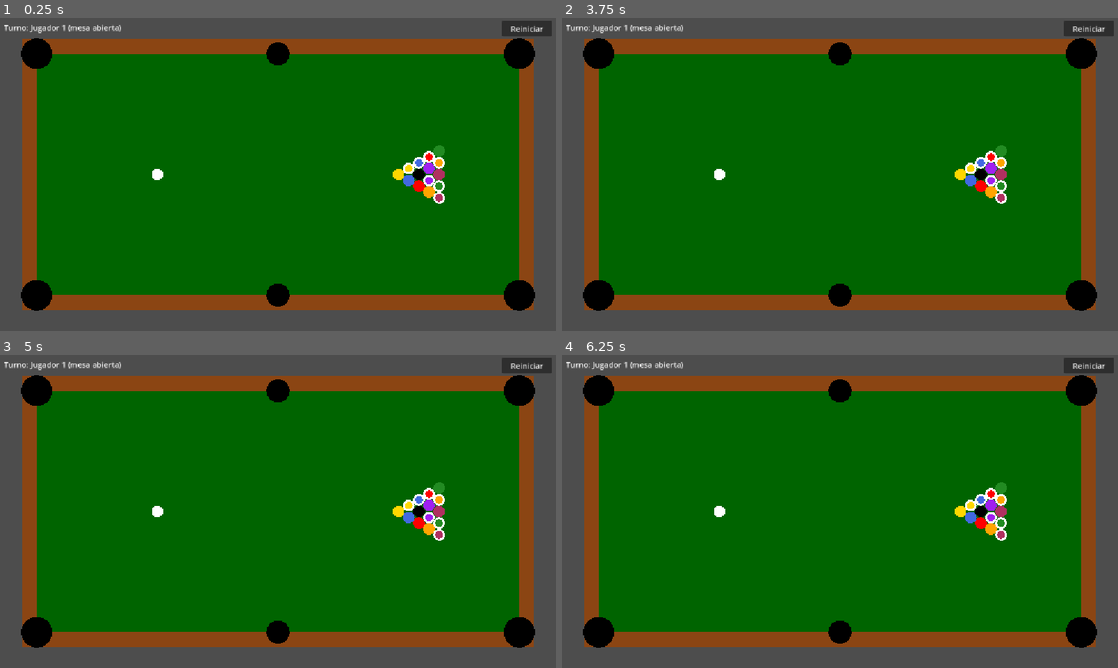
Above: before the commit, frames 1-4 (two rows, left to right).
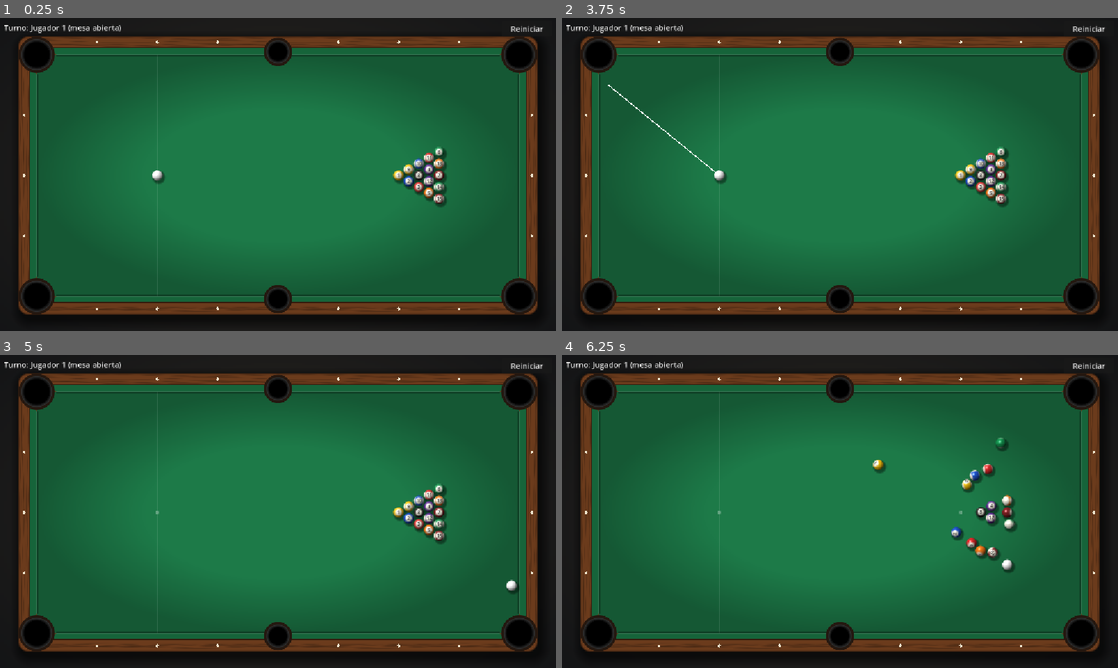
Above: after the commit, the same moments.

Repository: ElMasQueSuenaa/pool
Game: Godot game, scene res://scenes/main.tscn
The game is run twice, just before and just after one commit, with the same random seed, the same clock (stepped at 60 frames per second) and the same inputs.
Inputs (mouse positions are in pixels of both pictures, inside the frame that each line leads up to):
- Up to frame 1 (0.25 s): no input
- Up to frame 2 (3.75 s): click "Reiniciar" at 0.5 s; click "Reiniciar" at 1.25 s; click "Reiniciar" at 2 s; tap Enter at 2.75 s; move the mouse to (962, 158) at 2.77 s; click (962, 158) at 2.92 s; tap Space at 3.5 s; drag from (728, 190) to (812, 237) at 3.52 s
- Up to frame 3 (5 s): move the mouse to (333, 442) at 4.27 s; click (333, 442) at 4.42 s
- Up to frame 4 (6.25 s): drag from (812, 574) to (673, 464) at 5.02 s; move the mouse to (1006, 558) at 5.77 s; click (1006, 558) at 5.92 s

The runs differ from the first frame. In frame 1, 98% of the frame differs, in the area x 0-100%, y 0-100%; in frame 2, 98%; in frame 3, 98%; in frame 4, 98%.

Commit message:
Mejorar el aspecto de la mesa y las bolas
- Bolas con un shader: esfera con luz y brillo, franja de las rayadas y
  número en los dos lados. Giran al rodar (el giro sale de lo que avanza
  cada bola; la física sigue sin rotación) y tienen sombra en el paño.
- Mesa dibujada en table._draw: madera con vetas y sombra sobre el suelo,
  goma de las bandas encima de su rectángulo de colisión, paño con
  viñeta, línea de salida, puntos, rombos y troneras con aro de cuero.
- Fondo oscuro, la línea de apuntado por encima de las bolas y contorno
  en el texto del HUD para que se lea sobre la madera.

La física no cambia: el test de saques da el mismo resultado (0 fallos,
solape máximo 13.1 px).

Co-Authored-By: Claude Opus 5.5 <noreply@anthropic.com>

Diff:
--- a/project.godot
+++ b/project.godot
@@ -27,6 +27,7 @@
 
 [rendering]
 
+environment/defaults/default_clear_color=Color(0.07058824, 0.07450981, 0.08235294, 1)
 rendering_device/driver.windows="d3d12"
 renderer/rendering_method="gl_compatibility"
 renderer/rendering_method.mobile="gl_compatibility"
--- a/scenes/ball.tscn
+++ b/scenes/ball.tscn
@@ -1,6 +1,7 @@
 [gd_scene format=3]
 
 [ext_resource type="Script" path="res://scripts/ball.gd" id="1"]
+[ext_resource type="Shader" path="res://scripts/ball.gdshader" id="2"]
 
 [sub_resource type="PhysicsMaterial" id="material"]
 friction = 0.0
@@ -9,7 +10,12 @@
 [sub_resource type="CircleShape2D" id="shape"]
 radius = 12.0
 
+[sub_resource type="ShaderMaterial" id="look"]
+resource_local_to_scene = true
+shader = ExtResource("2")
+
 [node name="Ball" type="RigidBody2D"]
+z_index = 1
 collision_mask = 3
 physics_material_override = SubResource("material")
 gravity_scale = 0.0
@@ -22,3 +28,10 @@
 
 [node name="Shape" type="CollisionShape2D" parent="."]
 shape = SubResource("shape")
+
+[node name="Shadow" type="Node2D" parent="."]
+z_index = -1
+
+[node name="Body" type="Node2D" parent="."]
+show_behind_parent = true
+material = SubResource("look")
--- a/scenes/main.tscn
+++ b/scenes/main.tscn
@@ -4,11 +4,11 @@
 [ext_resource type="Script" path="res://scripts/cue.gd" id="2"]
 
 [node name="Table" type="Node2D"]
-position = Vector2(76, 74)
+position = Vector2(76, 76)
 script = ExtResource("1")
 
 [node name="Cue" type="Node2D" parent="."]
-z_index = 1
+z_index = 2
 script = ExtResource("2")
 
 [node name="HUD" type="CanvasLayer" parent="."]
@@ -18,6 +18,8 @@
 offset_top = 8.0
 offset_right = 600.0
 offset_bottom = 34.0
+theme_override_colors/font_outline_color = Color(0, 0, 0, 1)
+theme_override_constants/outline_size = 4
 
 [node name="Reiniciar" type="Button" parent="HUD"]
 anchors_preset = 1
--- a/scripts/ball.gd
+++ b/scripts/ball.gd
@@ -3,9 +3,35 @@
 
 const RADIUS := 12.0  # igual que el CircleShape2D de ball.tscn
 const STOP_SPEED := 5.0
-const COLORS := [Color.GOLD, Color.ROYAL_BLUE, Color.RED, Color.PURPLE, Color.ORANGE, Color.FOREST_GREEN, Color.MAROON, Color.BLACK]
+const COLORS := [Color("f2bd0f"), Color("1d4fc4"), Color("d42a2a"), Color("5c2d91"), Color("f0761a"), Color("138a4a"), Color("7d1f22"), Color("1c1c1c")]
+const FONT_SIZE := 9
 
 var number := 0  # 0 = blanca, 1-7 lisas, 8 negra, 9-15 rayadas
+# Solo para dibujar: la física no gira las bolas (lock_rotation), así que el giro se calcula
+# aparte con lo que avanza la bola. Pasa de los ejes de la bola a los de la vista (ver ball.gdshader).
+var orientation := Basis.IDENTITY
+var _last_position := Vector2.ZERO
+
+
+func _ready() -> void:
+	var body: ShaderMaterial = $Body.material
+	body.set_shader_parameter("color", Color.WHITE if number == 0 else COLORS[(number - 1) % 8])
+	body.set_shader_parameter("striped", number > 8)
+	body.set_shader_parameter("numbered", number > 0)
+	body.set_shader_parameter("radius", RADIUS)
+	# El shader pinta la esfera dentro de este cuadrado; se dibuja una vez y no cambia
+	$Body.draw.connect(func(): $Body.draw_rect(Rect2(-RADIUS - 1, -RADIUS - 1, 2 * RADIUS + 2, 2 * RADIUS + 2), Color.WHITE))
+	$Shadow.draw.connect(_draw_shadow)
+
+
+func _process(_delta: float) -> void:
+	var moved := position - _last_position
+	if moved == Vector2.ZERO:
+		return
+	_last_position = position
+	# Rueda sin deslizar: gira lo avanzado / RADIUS alrededor del eje de la mesa perpendicular al avance
+	orientation = (Basis(Vector3(moved.y, -moved.x, 0).normalized(), moved.length() / RADIUS) * orientation).orthonormalized()
+	_update_orientation()
 
 
 func _integrate_forces(state: PhysicsDirectBodyState2D) -> void:
@@ -15,13 +41,35 @@
 
 
 func _draw() -> void:
+	# El número, encima de la esfera del shader (Body se dibuja detrás). Va en los dos lados.
 	if number == 0:
-		draw_circle(Vector2.ZERO, RADIUS, Color.WHITE)
-	elif number > 8:
-		draw_circle(Vector2.ZERO, RADIUS, Color.WHITE)
-		draw_circle(Vector2.ZERO, RADIUS * 0.65, COLORS[number - 9])
-	else:
-		draw_circle(Vector2.ZERO, RADIUS, COLORS[number - 1])
+		return
+	var font := ThemeDB.fallback_font
+	var text := str(number)
+	var size := font.get_string_size(text, HORIZONTAL_ALIGNMENT_LEFT, -1, FONT_SIZE)
+	var baseline := Vector2(-size.x / 2, font.get_ascent(FONT_SIZE) - size.y / 2)
+	for side in [1, -1]:
+		var pole := orientation * Vector3(0, 0, -side)
+		# Se desvanece hacia el borde, antes de que el círculo blanco se corte
+		var alpha := clampf((-pole.z - 0.45) / 0.25, 0, 1)
+		if alpha > 0:
+			var right := orientation * Vector3(side, 0, 0)
+			var down := orientation * Vector3(0, 1, 0)
+			draw_set_transform_matrix(Transform2D(Vector2(right.x, right.y), Vector2(down.x, down.y), Vector2(pole.x, pole.y) * RADIUS))
+			draw_string(font, baseline, text, HORIZONTAL_ALIGNMENT_LEFT, -1, FONT_SIZE, Color(0.1, 0.1, 0.1, alpha))
+	draw_set_transform_matrix(Transform2D.IDENTITY)
+
+
+func _draw_shadow() -> void:
+	# La lámpara está arriba a la izquierda: sombra difusa abajo a la derecha.
+	# Shadow va un z por debajo de la bola (z 1 en ball.tscn) para quedar bajo todas las bolas.
+	for i in 4:
+		$Shadow.draw_circle(Vector2(3, 4), RADIUS + 2 - i, Color(0, 0, 0, 0.13), true, -1, true)
+
+
+func _update_orientation() -> void:
+	$Body.material.set_shader_parameter("orientation", orientation)
+	queue_redraw()
 
 
 func pocket() -> void:
@@ -42,4 +90,8 @@
 	linear_velocity = Vector2.ZERO
 	collision_layer = 1
 	collision_mask = 3  # bolas y bandas
+	# Recién colocada, con el número hacia arriba
+	_last_position = pos
+	orientation = Basis.IDENTITY
+	_update_orientation()
 	show()
--- /dev/null
+++ b/scripts/ball.gdshader
@@ -0,0 +1,45 @@
+shader_type canvas_item;
+
+// Bola vista desde arriba: una esfera con luz, la franja de las rayadas y el círculo blanco
+// del número. ball.gd lleva la orientación y la hace rodar según lo que avanza la bola.
+// Ejes de la bola: el número va en ±z (al empezar, -z mira a la cámara) y la franja rodea el eje x.
+// Ejes de la vista: x derecha, y abajo, z hacia dentro de la pantalla.
+
+uniform vec4 color : source_color = vec4(1.0);
+uniform bool striped = false;
+uniform bool numbered = false;
+uniform mat3 orientation = mat3(1.0);  // de los ejes de la bola a los de la vista
+uniform float radius = 12.0;
+
+const vec3 LAMP = vec3(-0.40, -0.50, -0.77);  // hacia la lámpara: arriba a la izquierda
+const float STRIPE = 0.62;  // la rayada tiene color mientras |x| < STRIPE
+const float DISC = 0.82;  // el círculo del número es donde |z| > DISC
+const vec3 IVORY = vec3(0.96, 0.94, 0.88);
+
+varying vec2 local;
+
+void vertex() {
+	local = VERTEX / radius;
+}
+
+void fragment() {
+	float r = length(local);
+	float edge = 1.0 - smoothstep(1.0 - fwidth(r), 1.0, r);
+	vec3 n = vec3(local, -sqrt(max(1.0 - r * r, 0.0)));
+	vec3 p = transpose(orientation) * n;  // el mismo punto en los ejes de la bola
+
+	vec3 base = color.rgb;
+	if (striped) {
+		float w = fwidth(p.x);
+		base = mix(base, IVORY, smoothstep(STRIPE - w, STRIPE + w, abs(p.x)));
+	}
+	if (numbered) {
+		float w = fwidth(p.z);
+		base = mix(base, IVORY, smoothstep(DISC - w, DISC + w, abs(p.z)));
+	}
+
+	vec3 l = normalize(LAMP);
+	float diffuse = max(dot(n, l), 0.0);
+	float shine = pow(max(dot(n, normalize(l + vec3(0.0, 0.0, -1.0))), 0.0), 60.0);
+	COLOR = vec4(base * (0.3 + 0.8 * diffuse) + vec3(0.6) * shine, COLOR.a * edge);
+}
--- a/scripts/cue.gd
+++ b/scripts/cue.gd
@@ -39,7 +39,7 @@
 
 func _draw() -> void:
 	if table.state == Table.State.BALL_IN_HAND:
-		draw_circle(pointer, Ball.RADIUS, Color(1, 1, 1, 0.8 if table.can_place(pointer) else 0.3))
+		draw_circle(pointer, Ball.RADIUS, Color(1, 1, 1, 0.8 if table.can_place(pointer) else 0.3), true, -1, true)
 	elif aiming:
 		var from := table.cue_ball.position
 		draw_line(from, from + _drag() * 3, Color.WHITE, 2)
--- a/scripts/table.gd
+++ b/scripts/table.gd
@@ -26,6 +26,13 @@
 # La 8 en el centro y una lisa y una rayada en las esquinas de atrás
 const RACK_ORDER := [1, 9, 2, 10, 8, 3, 11, 4, 12, 5, 6, 13, 7, 14, 15]
 const GROUP_NAMES := ["mesa abierta", "lisas", "rayadas"]
+# Solo dibujo: la goma de las bandas va pegada al paño y el resto, hasta FRAME, es madera
+const FRAME := 38.0
+const CUSHION := 14.0
+const FELT := Color("1d7a48")
+const CUSHION_COLOR := Color("16643a")
+const WOOD := Color("6b3b1c")
+const FLOOR := Color("121315")  # igual que el color de fondo de project.godot
 
 enum State { AIMING, ROLLING, BALL_IN_HAND, OVER }
 
@@ -36,6 +43,9 @@
 var pocketed: Array[int] = []
 var first_hit := -1
 var shot_time := 0.0
+# Degradados del dibujo de la mesa. Tienen que seguir vivos mientras se usen en _draw.
+var _lamp := _radial([Color("2c2822"), FLOOR])
+var _felt_shade := _radial([Color(0, 0, 0, 0), Color(0, 0, 0, 0), Color(0, 0, 0, 0.28)], [0, 0.55, 1])
 
 
 func _ready() -> void:
@@ -64,11 +74,102 @@
 	new_game()
 
 
+## Solo se dibuja una vez. La luz viene de una lámpara arriba a la izquierda, como en las bolas.
 func _draw() -> void:
-	draw_rect(Rect2(-RAIL, -RAIL, W + 2 * RAIL, H + 2 * RAIL), Color.SADDLE_BROWN)
-	draw_rect(Rect2(0, 0, W, H), Color.DARK_GREEN)
+	# Suelo con la luz de la lámpara, y la mesa con su sombra
+	draw_texture_rect(_lamp, Rect2(W / 2 - 800, H / 2 - 520, 1600, 1040), false)
+	var wood := StyleBoxFlat.new()
+	wood.bg_color = WOOD
+	wood.set_corner_radius_all(18)
+	wood.set_border_width_all(2)
+	wood.border_color = WOOD.darkened(0.45)
+	wood.shadow_color = Color(0, 0, 0, 0.55)
+	wood.shadow_size = 22
+	wood.shadow_offset = Vector2(6, 10)
+	wood.draw(get_canvas_item(), Rect2(-FRAME, -FRAME, W + 2 * FRAME, H + 2 * FRAME))
+	_draw_grain()
+
+	draw_rect(Rect2(0, 0, W, H), FELT)
+	draw_texture_rect(_felt_shade, Rect2(0, 0, W, H), false)
+	# Línea de salida y los puntos de la blanca y del rack
+	draw_line(Vector2(HEAD_SPOT.x, 0), Vector2(HEAD_SPOT.x, H), Color(1, 1, 1, 0.12), 2)
+	for p in [HEAD_SPOT, FOOT_SPOT]:
+		draw_circle(p, 3, Color(1, 1, 1, 0.3), true, -1, true)
+
+	# El morro de la goma es el borde del rectángulo de colisión, así que choca donde se ve.
+	# Por detrás se alarga hacia la tronera (la boca se estrecha, como en una mesa de verdad).
+	# Esa parte no choca, pero una bola visible tiene el centro en el paño y apenas la pisa.
+	for r: Rect2 in RAILS:
+		var out := Vector2(0, -1) if r.end.y <= 0 else Vector2(0, 1) if r.position.y >= H else Vector2(-1, 0) if r.end.x <= 0 else Vector2(1, 0)
+		var along := Vector2(absf(out.y), absf(out.x))
+		var half: float = r.size.dot(along) / 2
+		var a := r.get_center() - out * RAIL / 2 - along * half  # los dos extremos del morro
+		var b := a + along * half * 2
+		for i in 5:  # sombra de la banda sobre el paño
+			draw_line(a - out * (i + 0.5), b - out * (i + 0.5), Color(0, 0, 0, 0.07 * (5 - i)), 1)
+		draw_colored_polygon([a, b, b + out * CUSHION + along * 10, a + out * CUSHION - along * 10], CUSHION_COLOR)
+		draw_line(a + out, b + out, CUSHION_COLOR.lightened(0.15), 2)
+	draw_rect(Rect2(-CUSHION, -CUSHION, W + 2 * CUSHION, H + 2 * CUSHION), WOOD.darkened(0.5), false, 2)
+
+	# Rombos de nácar: dividen cada banda larga en 8 y cada corta en 4
+	var mid := (FRAME + CUSHION) / 2
+	var diamond := PackedVector2Array([Vector2(0, -4), Vector2(3, 0), Vector2(0, 4), Vector2(-3, 0)])
+	for k in [1, 2, 3, 5, 6, 7]:
+		for y in [-mid, H + mid]:
+			draw_set_transform(Vector2(W * k / 8, y))
+			draw_colored_polygon(diamond, Color("efe6cf"))
+	for k in [1, 2, 3]:
+		for x in [-mid, W + mid]:
+			draw_set_transform(Vector2(x, H * k / 4))
+			draw_colored_polygon(diamond, Color("efe6cf"))
+	draw_set_transform(Vector2.ZERO)
+
+	# Troneras: aro de cuero y agujero, más oscuro hacia dentro. Las del medio, algo hacia fuera.
 	for p: Vector2 in POCKETS:
-		draw_circle(p, CORNER_GAP * 0.8 if p.x != W / 2 else SIDE_GAP, Color.BLACK)
+		var r := CORNER_GAP * 0.8 if p.x != W / 2 else SIDE_GAP
+		var c := p if p.x != W / 2 else p + Vector2(0, -6 if p.y == 0 else 6)
+		draw_circle(c, r + 5, Color("24170f"), true, -1, true)
+		for i in 4:
+			draw_circle(c, r - i * 2, Color("2b2b2b").darkened(0.33 * i), true, -1, true)
+
+
+## Vetas de la madera, siempre las mismas (semilla fija)
+func _draw_grain() -> void:
+	var rng := RandomNumberGenerator.new()
+	rng.seed = 7
+	var grain := Color(WOOD.darkened(0.35), 0.5)
+	var strips := [
+		Rect2(-FRAME + 18, -FRAME, W + 2 * FRAME - 36, FRAME - CUSHION),
+		Rect2(-FRAME + 18, H + CUSHION, W + 2 * FRAME - 36, FRAME - CUSHION),
+		Rect2(-FRAME, -CUSHION, FRAME - CUSHION, H + 2 * CUSHION),
+		Rect2(W + CUSHION, -CUSHION, FRAME - CUSHION, H + 2 * CUSHION),
+	]
+	for s: Rect2 in strips:
+		var horizontal := s.size.x > s.size.y
+		var length := s.size.x if horizontal else s.size.y
+		var width := s.size.y if horizontal else s.size.x
+		for line in 6:
+			var across := rng.randf_range(3, width - 3)
+			var phase := rng.randf() * TAU
+			var points := PackedVector2Array()
+			for i in 25:
+				var t := length * i / 24.0
+				var wave := clampf(across + sin(t / 60 + phase) * 2.5, 1, width - 1)
+				points.append(s.position + (Vector2(t, wave) if horizontal else Vector2(wave, t)))
+			draw_polyline(points, grain, 1, true)
+
+
+static func _radial(colors: Array, offsets: Array = [0, 1]) -> GradientTexture2D:
+	var t := GradientTexture2D.new()
+	t.width = 256
+	t.height = 256
+	t.fill = GradientTexture2D.FILL_RADIAL
+	t.fill_from = Vector2(0.5, 0.5)
+	t.fill_to = Vector2(1, 0.5)
+	t.gradient = Gradient.new()
+	t.gradient.offsets = PackedFloat32Array(offsets)
+	t.gradient.colors = PackedColorArray(colors)
+	return t
 
 
 func _physics_process(delta: float) -> void:
Not shown, added: scripts/ball.gdshader.uid
Not shown, changed: PLAN.md
